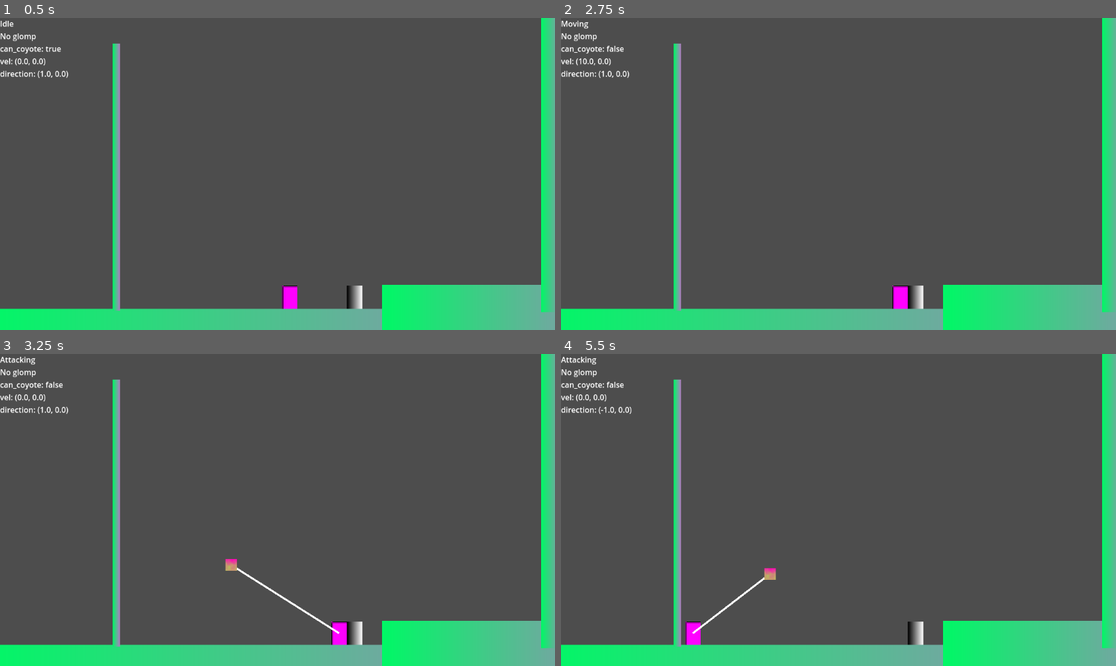
Above: before the commit, frames 1-4 (two rows, left to right).
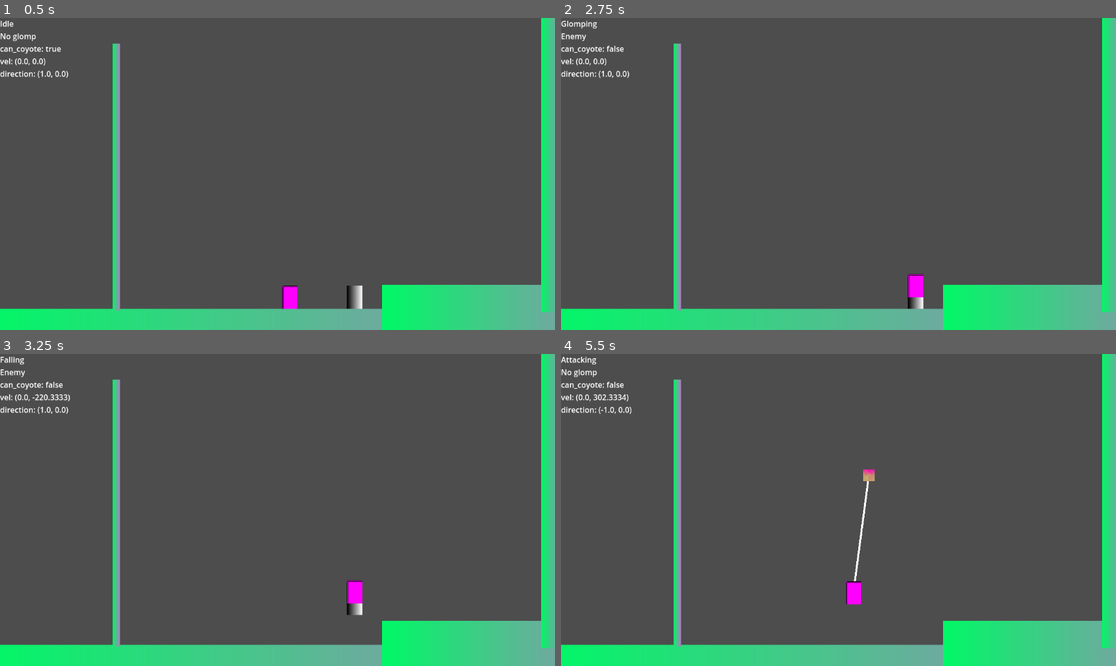
Above: after the commit, the same moments.

Repository: b3e3e3/ultimate-glomp
Game: Godot game, scene res://sandbox.tscn
The game is run twice, just before and just after one commit, with the same random seed, the same clock (stepped at 60 frames per second) and the same inputs.
Inputs (mouse positions are in pixels of both pictures, inside the frame that each line leads up to):
- Up to frame 1 (0.5 s): no input
- Up to frame 2 (2.75 s): tap Enter at 0.5, 1.35 s; move the mouse to (960, 158) at 0.52 s; hold D (move_right) 0.53-1.28 s; click (960, 158) at 0.6 s; tap Space (jump) at 0.77, 1.52 s; move the mouse to (727, 189) at 1.27 s; hold S (move_down) 1.28-2.03 s; move the mouse to (894, 105) at 2.02 s; hold D (move_right) from 2.03 s (still down); tap Keypad Enter at 2.1 s
- Up to frame 3 (3.25 s): move the mouse to (249, 572) at 2.77 s; release D (move_right) at 2.78 s; hold W (move_up) from 2.78 s (still down); tap C at 2.85 s; click (249, 572) at 2.92 s; tap Space (jump) at 3.02 s
- Up to frame 4 (5.5 s): move the mouse to (1005, 556) at 3.52 s; release W (move_up) at 3.53 s; hold A (move_left) 3.53-5.03 s; tap Tab at 3.6 s; tap Space (jump) at 3.77, 4.52 s; move the mouse to (672, 463) at 4.27 s; tap R at 4.35 s; move the mouse to (866, 510) at 5.02 s; hold S (move_down) from 5.03 s (still down); click (866, 510) at 5.1 s

Frame 1 is identical in both runs. In frame 2, 0.7% of the frame differs, in the area x 0-66%, y 0-94%; in frame 3, 1.2%; in frame 4, 1.1%.

Commit message:
draw player above enemies

Diff:
--- a/player.tscn
+++ b/player.tscn
@@ -23,6 +23,7 @@
 size = Vector2(48, 64)
 
 [sub_resource type="RectangleShape2D" id="RectangleShape2D_cojph"]
+size = Vector2(48, 20)
 
 [node name="Player" type="CharacterBody2D"]
 collision_layer = 4
@@ -39,6 +40,7 @@
 metadata/_custom_type_script = "uid://bvr66sg8l5ano"
 
 [node name="Sprite2D" type="Sprite2D" parent="."]
+z_index = 1
 texture = SubResource("PlaceholderTexture2D_cojph")
 
 [node name="CollisionShape2D" type="CollisionShape2D" parent="."]
